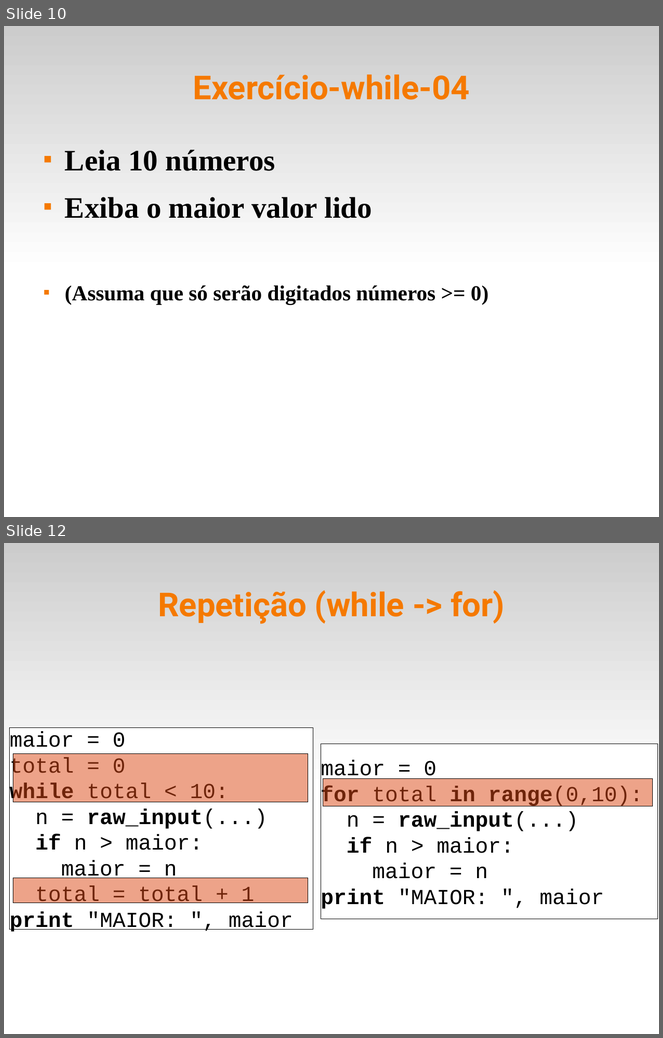
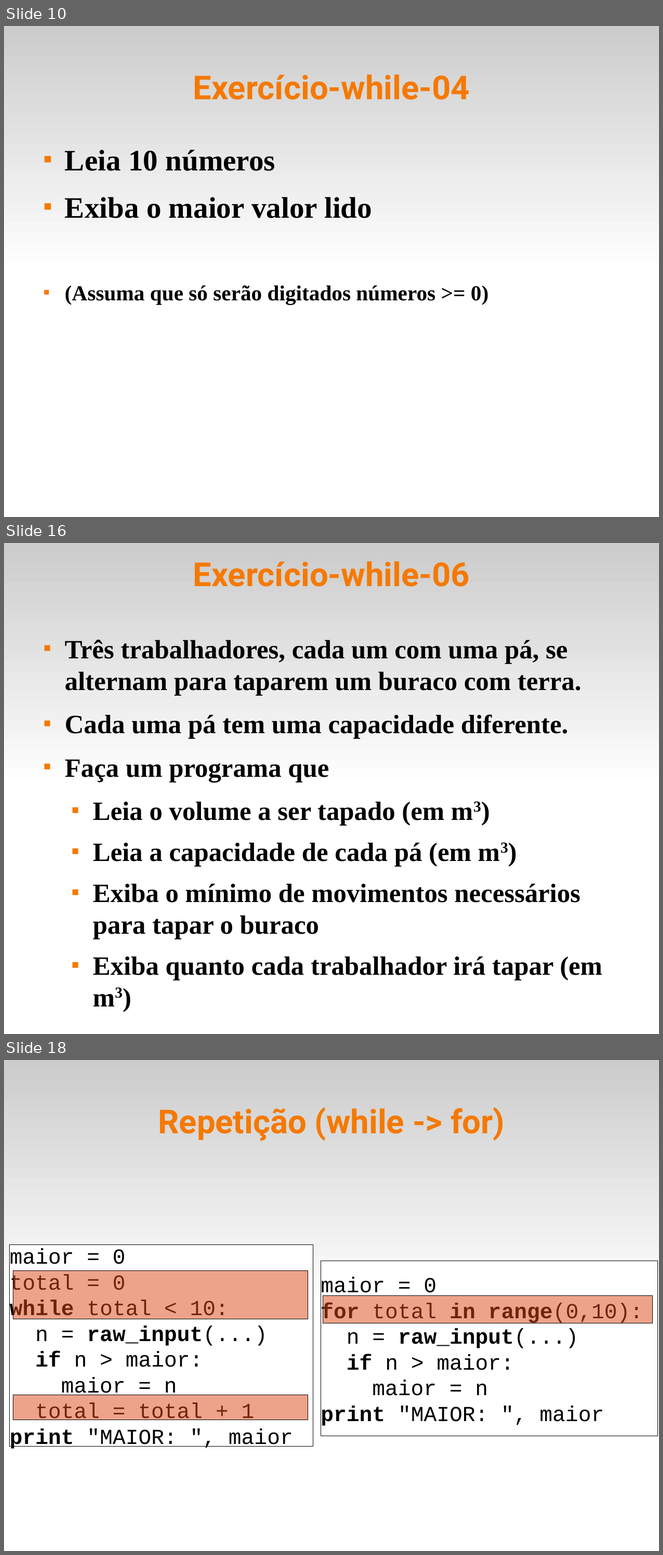
Before and after one commit to fsantanna-uerj/IPD, a slide deck: slides/ipd-05-while.odp. Shown one above the other, each under a label of ours: slides 10 and 12 before the commit, slides 10, 16 and 18 after it; the slides between them are not shown. The pictures are 663x1038 and 663x1555 pixels, drawn with LibreOffice and Linux fonts; fonts in the diff are those of the drawing. Boxes give left, top, right and bottom in pixels: in the first picture for what was removed or moved away, otherwise in the second. Text is boxed around its words. In the diff, an @@ line names an element or a change of style, - is before the commit and + after.

```diff
--- a/slides/ipd-05-while.odp
+++ b/slides/ipd-05-while.odp
@@ slide 16 added at (4,543,659,1034), background #FFFFFF; not listed: 1 template element that a slide beside it also shows @@
@@ title added at (193,561,470,587), 40 pt, text #F57900, bold @@
+Exercício-while-06
@@ freeform shape added at (55,630,55,630), fill #99CCFF, outline #FF0000 4.25 pt @@
@@ text added at (65,640,603,981), 32 pt, text #000000, bold @@
+■ Três trabalhadores, cada um com uma pá, se alternam para taparem um buraco com terra.
+■ Cada uma pá tem uma capacidade diferente.
+■ Faça um programa que
+  ■ Leia o volume a ser tapado (em m3)
+  ■ Leia a capacidade de cada pá (em m3)
+  ■ Exiba o mínimo de movimentos necessários para tapar o buraco
+  ■ Exiba quanto cada trabalhador irá tapar (em m3)
@@ what was slide 12 is now slide 18 @@
```
Also in this commit, not shown: 5 other slides added, 6 other files.
